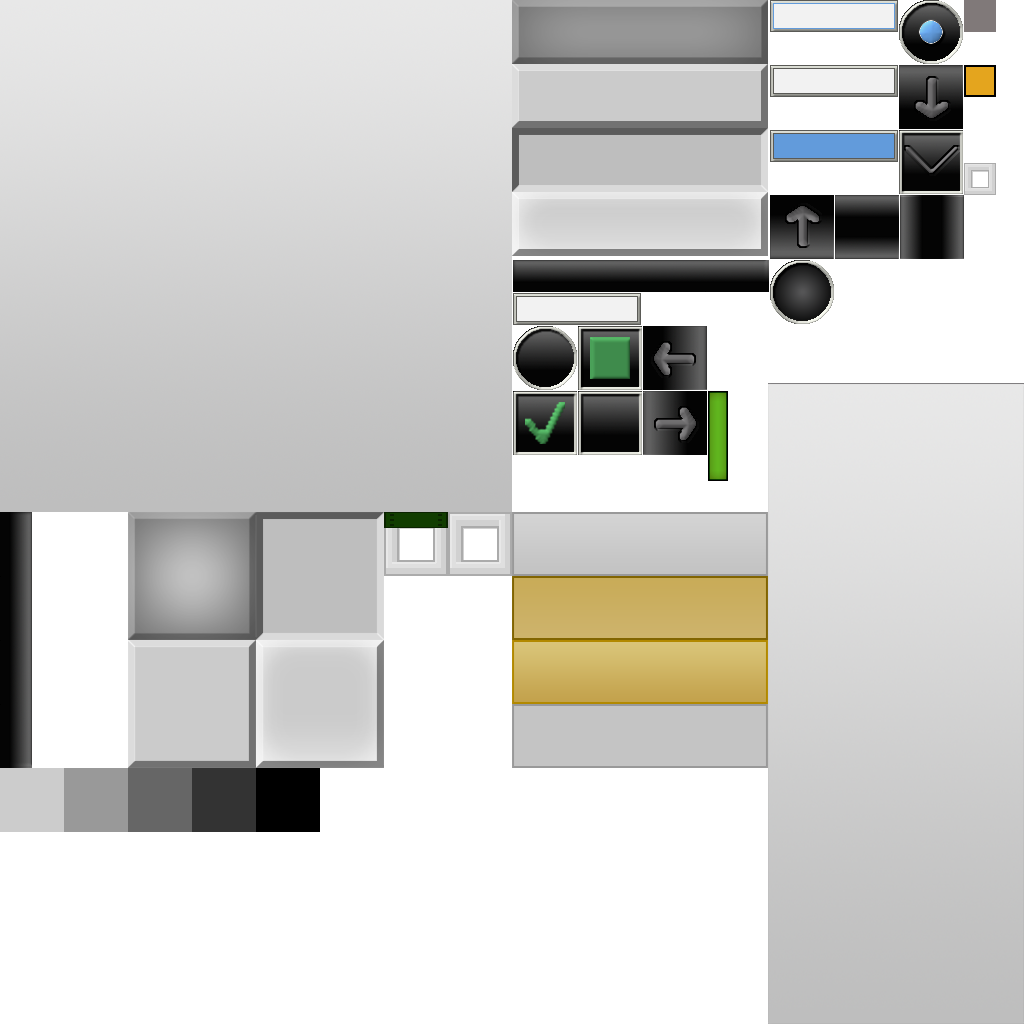
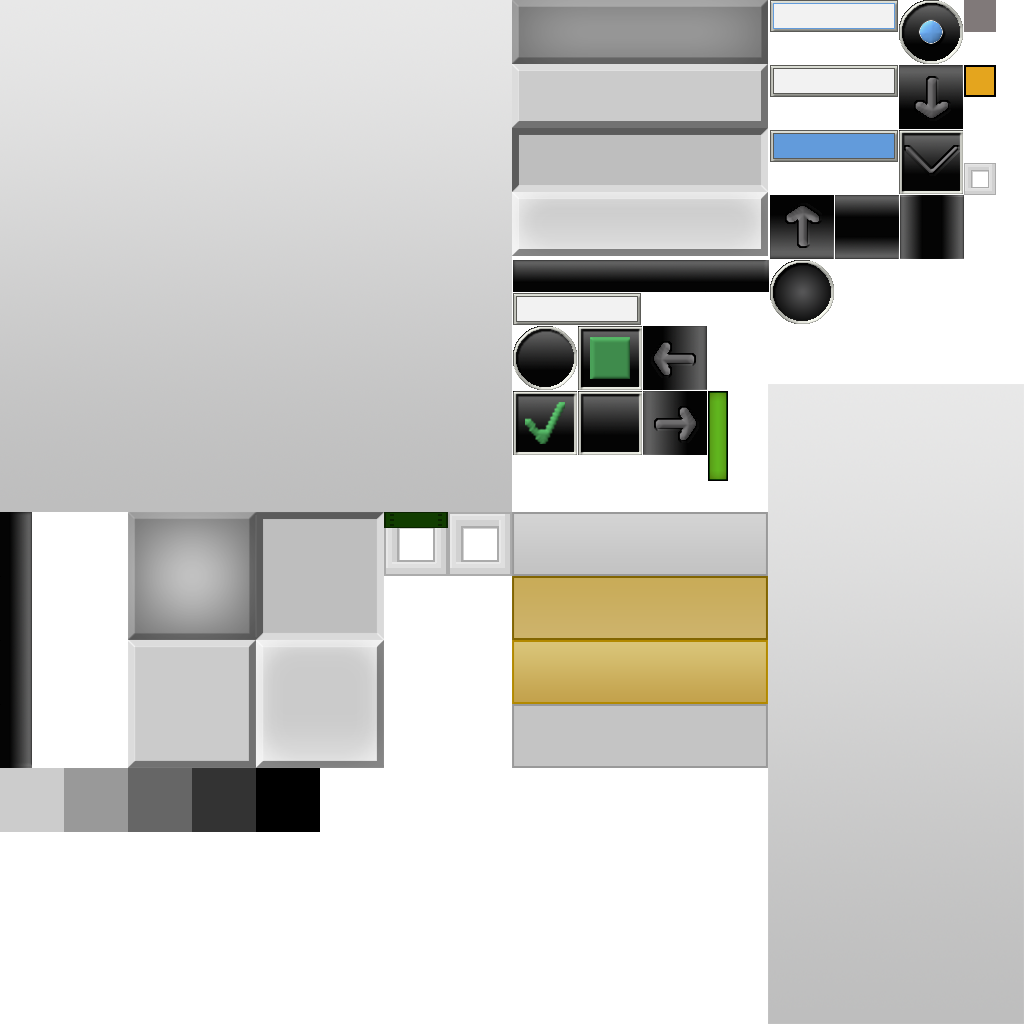
Layered file, before and after one edit (1024x1024). Changes by layer:
painted on "Layer 0" over [768, 383, 1024, 1024]
